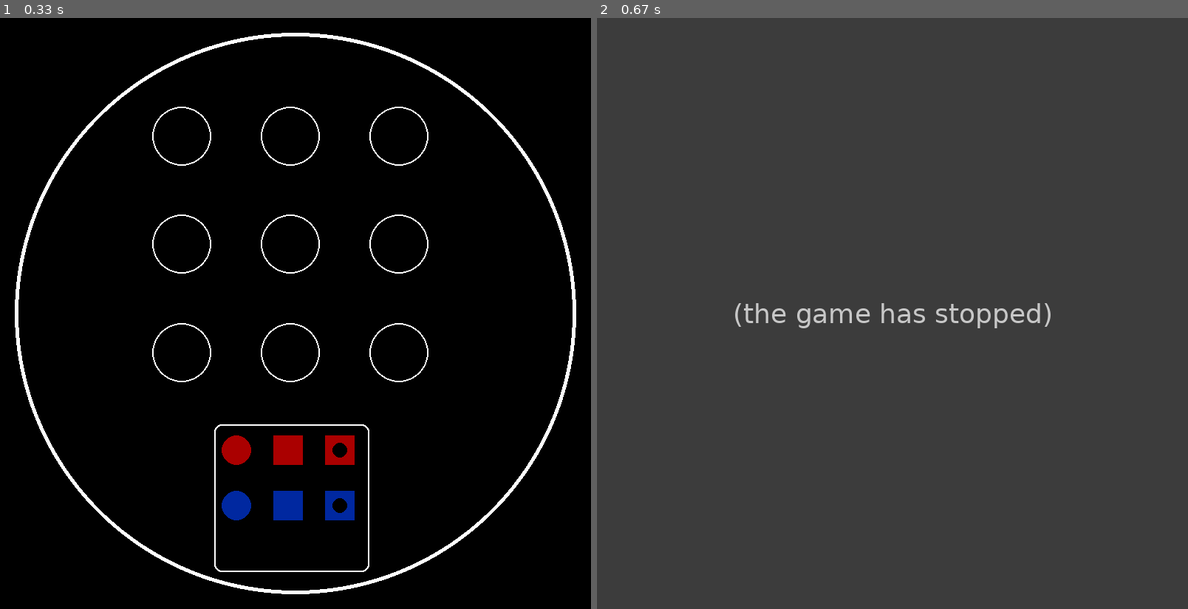
Above: before the commit, frames 1-2 (left to right).
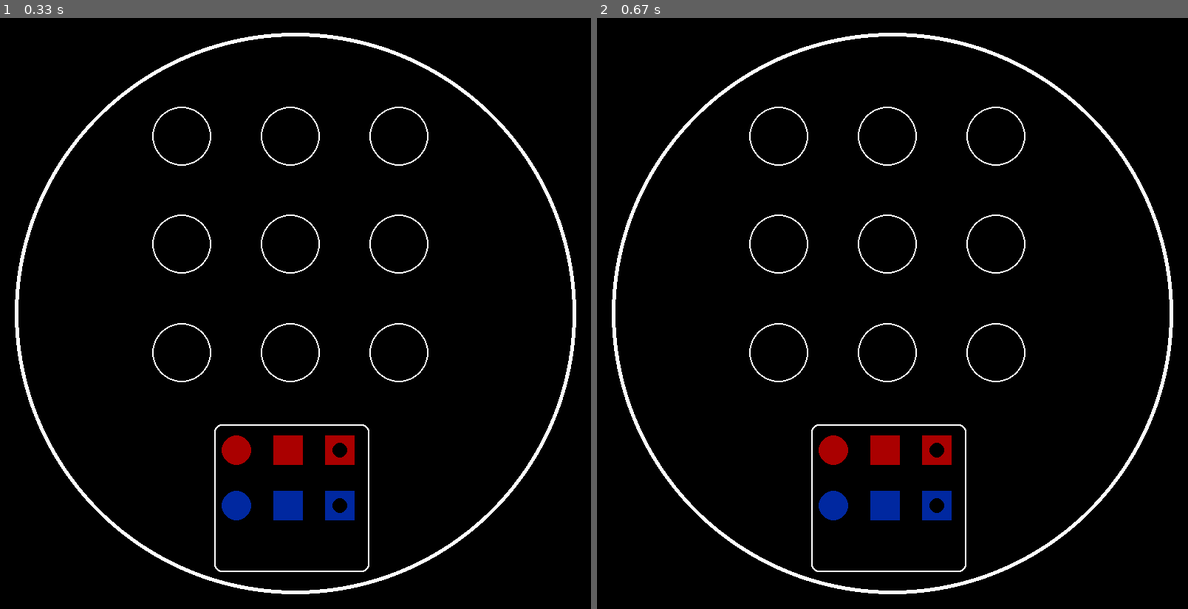
Above: after the commit, the same moments.

Repository: Jakub93-vim/PyGame
Game: pygame game, started from Quarto Game.py
Same seed, same stepped clock (60 frames per second), same inputs: the game is played once before the commit and once after it.
Inputs (mouse positions are in pixels of both pictures, inside the frame that each line leads up to):
- Up to frame 1 (0.33 s): no input
- Up to frame 2 (0.67 s): press the mouse at (1010, 431) at 0.37 s; move the mouse to (1016, 278) at 0.47 s; release the mouse at (1022, 130) at 0.6 s

Frame 1 is identical in both runs. In frame 2, 100% of the frame differs, in the area x 0-100%, y 0-100%.
Error before the commit: TypeError: Token.mouseAboveToken() missing 1 required positional argument: 'token' (Quarto G...; the game stopped at 0.6 s (later frames are placeholders)

Commit message:
Tokens ready

Diff:
--- a/Quarto Game.py
+++ b/Quarto Game.py
@@ -43,9 +43,11 @@
         mouse_x = pygame.mouse.get_pos()[0]
         mouse_y = pygame.mouse.get_pos()[1]
 
-
+        print ('i was here')
         if token.position[0] < mouse_x and token.position[1] > mouse_x:
+            print ('even here')
             if token.position[0] < mouse_y and token.position[1] > mouse_y:
+                print ('also here')
                 self.isAbove = True
 
 
@@ -102,7 +104,7 @@
 
             #print ('mouse button')
             for x in tokens:
-                if Token.mouseAboveToken(x):
+                if x.mouseAboveToken(x):
                     print ('you are above me')
 
 
